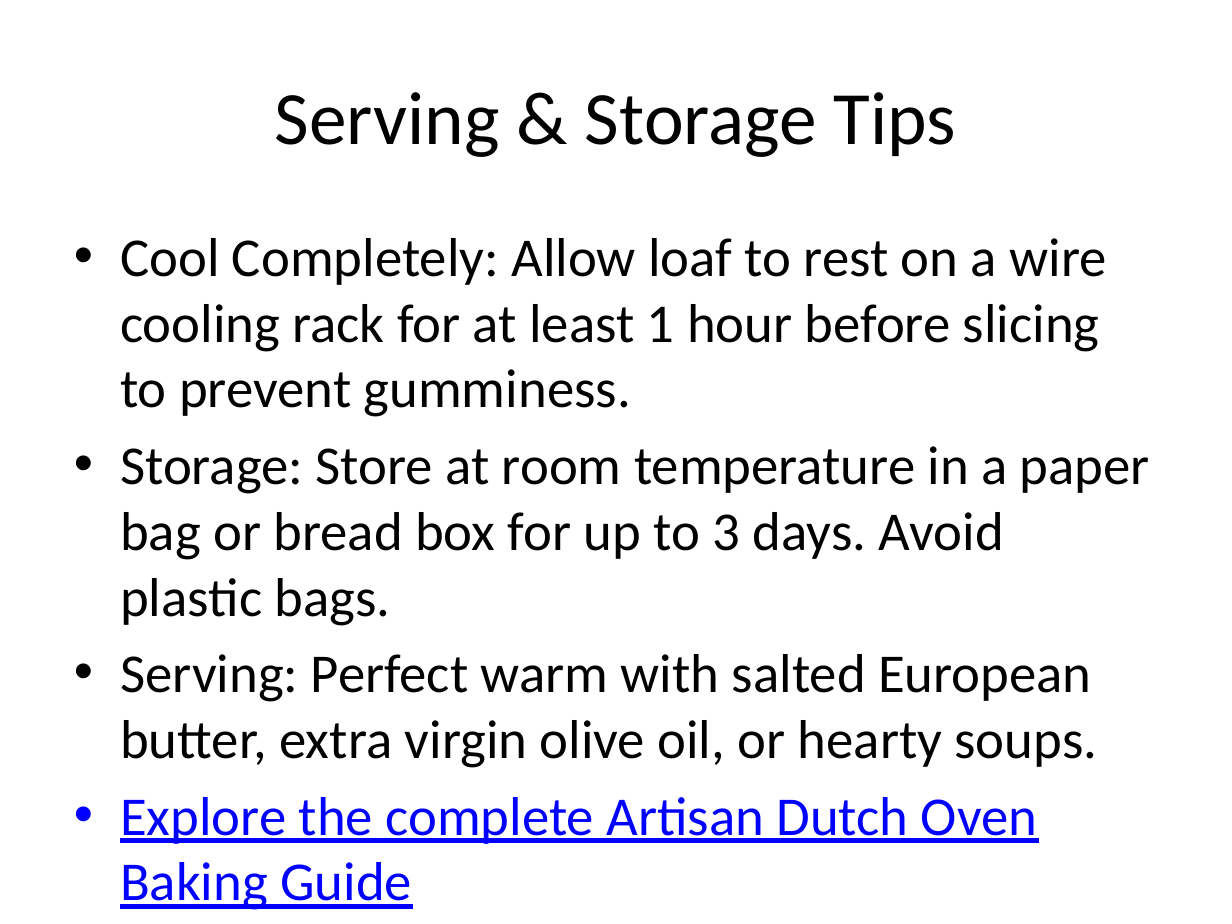
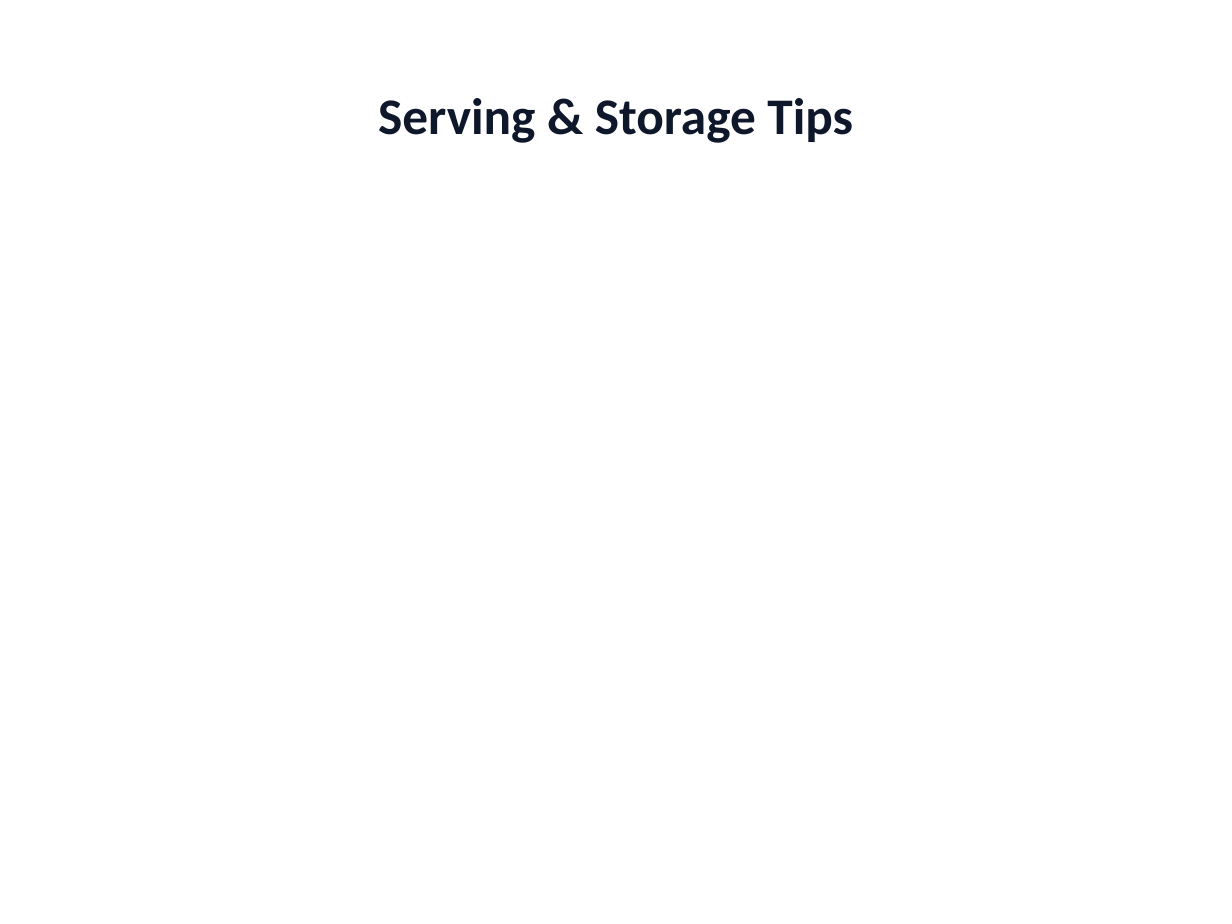
Before and after one commit to ThirstyHead/pptx-a11y, a slide deck: slide 5 of examples/No Knead Bread.pptx. Drawn at 1232x924 pixels with LibreOffice and Linux fonts; fonts in the diff are those of the drawing. Boxes give left, top, right and bottom in pixels: in the first picture for what was removed or moved away, otherwise in the second. Text is boxed around its words. In the diff, an @@ line names an element or a change of style, - is before the commit and + after.

Commit message:
fix(examples): polish typography and spacing across slides to prevent text overflow

```diff
--- a/examples/No Knead Bread.pptx
+++ b/examples/No Knead Bread.pptx
@@ title "Serving & Storage Tips" at box(378, 98, 853, 143): size 44 to 30 pt, text colour #000000 to #0F172A, bold on @@
@@ text removed at box(120, 238, 1150, 844) @@
-• Cool Completely: Allow loaf to rest on a wire cooling rack for at least 1 hour before slicing to prevent gumminess.
-• Storage: Store at room temperature in a paper bag or bread box for up to 3 days. Avoid plastic bags.
-• Serving: Perfect warm with salted European butter, extra virgin olive oil, or hearty soups.
-• Explore the complete Artisan Dutch Oven Baking Guide
```
Also in this commit, not shown: 4 other slides changed, 2 other files.
